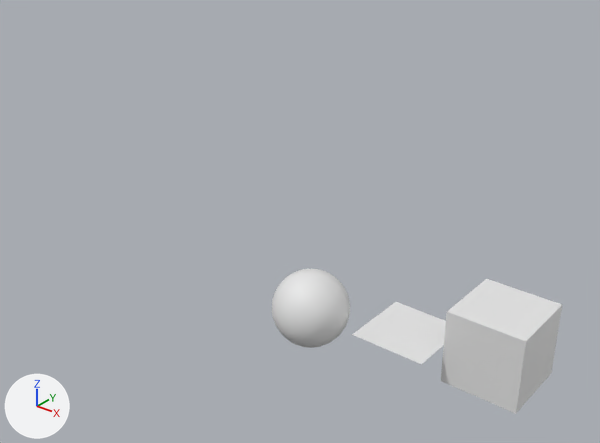
What one commit did to the Blender file Modular_Dungeon.blend.
Camera for both pictures: a 50 mm camera at (8.82, -15.33, 11.49) aimed at (-3.63, 0.24, 1.84). The axes (+X, +Y, +Z) are drawn at lower left. The lights are the same throughout.

The older version as bpy lines, for what is in view:
```python
me_cube = bpy.data.meshes.new('Cube')
me_cube.from_pydata(...)  # a box spanning x -1.0..1.0, y -1.0..1.0, z -1.0..1.0
me_cube.materials.append(mat_pavement_cobblestone)  # its picture is missing
me_sphere = bpy.data.meshes.new('Sphere')
me_sphere.from_pydata(...)  # a UV sphere (32 segments, 16 rings, poles along z) spanning x -1.0..1.0, y -1.0..1.0, z -1.0..1.0
me_sphere.polygons.foreach_set('use_smooth', [True] * 512)
me_sphere.materials.append(mat_pavement_cobblestone)  # its picture is missing
me_texturescom_pavement_cobblestoneold_1k_albedo = bpy.data.meshes.new('TexturesCom_Pavement_CobblestoneOld_1K_albedo')
me_texturescom_pavement_cobblestoneold_1k_albedo.from_pydata([(0.5, -0.5, 0.0), (0.5, 0.5, 0.0), (-0.5, -0.5, 0.0), (-0.5, 0.5, 0.0)], [], [(0, 1, 3, 2)])
me_texturescom_pavement_cobblestoneold_1k_albedo.materials.append(mat_pavement_cobblestone)  # its picture is missing
ob_cube = bpy.data.objects.new('Cube', me_cube)
ob_cube.location = (2.07, 0.89, 0.04)
ob_floor = bpy.data.objects.new('Floor', me_texturescom_pavement_cobblestoneold_1k_albedo)
ob_floor.location = (0.0, 0.0, 0.0)
ob_floor.scale = (2.0, 2.0, 2.0)
ob_sphere = bpy.data.objects.new('Sphere', me_sphere)
ob_sphere.location = (-2.28, -1.01, 0.28)
```
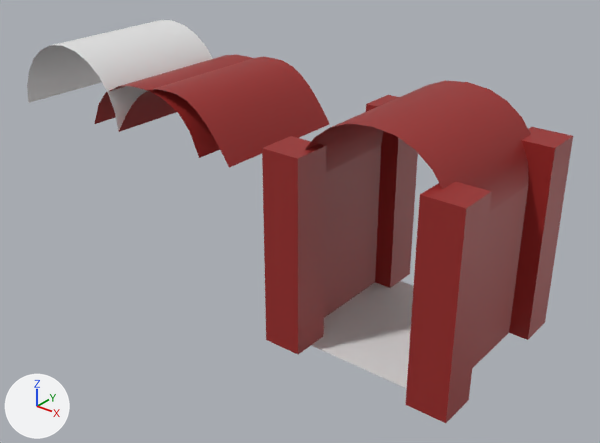
Commit message: 7 Blocking Out Your Pieces
7 Blocking Out Your Pieces

ob_curved_roof_control is not drawn itself; it is used by a modifier of ob_roof_curved4.

Where the newer file only moved an object's origin or applied its transform, the numbers keep the older frame.

Pixel boxes [x1, y1, x2, y2] of what changed, in the pictures (600 x 443 px):
'Pillar', added (red)
    after: [262, 95, 573, 423]
'Roof_Curved4', added (red)
    after: [306, 80, 531, 212]
'Wall', added
    after: [324, 146, 528, 368]
'Cube', deleted
    before: [441, 279, 562, 414]
'Roof_Curved2', added (red)
    after: [119, 57, 329, 168]
'Roof_Curved3', added
    after: [27, 20, 213, 132]
'Floor', reshaped
    before: [352, 302, 446, 364]
    after: [311, 281, 414, 389]
'Sphere', deleted
    before: [272, 269, 350, 348]
'Roof_Curved1', added
    after: [94, 55, 253, 158]

Edits to the bpy script that builds the scene:
```text
Change me_texturescom_pavement_cobblestoneold_1k_albedo:
    where me_texturescom_pavement_cobblestoneold_1k_albedo.from_pydata(...)  # 4 vertices, 1 face; spans x -0.5..0.5, y -0.5..0.5, z 0.0
    used by ob_floor; location = (0.0, 0.0, 0.0); scale = (2.0, 2.0, 2.0)
    me_texturescom_pavement_cobblestoneold_1k_albedo part 1
    me_texturescom_pavement_cobblestoneold_1k_albedo.vertices[0].co: (0.5, -0.5, 0.0) -> (1.0, -1.0, 0.0)  # pixel (421, 364) -> not seen
    me_texturescom_pavement_cobblestoneold_1k_albedo.vertices[1].co: (0.5, 0.5, 0.0) -> (1.0, 1.0, 0.0)
    me_texturescom_pavement_cobblestoneold_1k_albedo.vertices[2].co: (-0.5, -0.5, 0.0) -> (-1.0, -1.0, 0.0)  # pixel (351, 334) -> not seen
    me_texturescom_pavement_cobblestoneold_1k_albedo.vertices[3].co: (-0.5, 0.5, 0.0) -> (-1.0, 1.0, 0.0)  # pixel (395, 301) -> not seen
Add me_texturescom_pavement_cobblestoneold_1k_albedo_004:
    me_texturescom_pavement_cobblestoneold_1k_albedo_004.from_pydata([(-2.0, 2.0, 4.0), (-2.0, -2.0, 4.0), (-1.71, 2.0, 4.63), (-1.71, -2.0, 4.63), (-1.37, 2.0, 5.01), (-1.37, -2.0, 5.01), (-0.82, 2.0, 5.28), (-0.82, -2.0, 5.28), (-0.35, 2.0, 5.38), (-0.35, -2.0, 5.38), (-0.06, 2.0, 5.38), (-0.06, -2.0, 5.38)], [], [(1, 0, 2, 3), (3, 2, 4, 5), (5, 4, 6, 7), (7, 6, 8, 9), (9, 8, 10, 11)])
    me_texturescom_pavement_cobblestoneold_1k_albedo_004.polygons.foreach_set('use_smooth', [True] * 5)
    me_texturescom_pavement_cobblestoneold_1k_albedo_004.materials.append(mat_material)  # red #9c2826
Add me_texturescom_pavement_cobblestoneold_1k_albedo_001:
    me_texturescom_pavement_cobblestoneold_1k_albedo_001.from_pydata([(-2.0, -2.0, 0.0), (-2.0, 2.0, 0.0), (-2.0, -2.0, 4.0), (-2.0, 2.0, 4.0)], [], [(0, 1, 3, 2)])
    me_texturescom_pavement_cobblestoneold_1k_albedo_001.materials.append(mat_material)  # red #9c2826
Remove ob_cube:
    ob_cube = bpy.data.objects.new('Cube', me_cube)
Remove ob_sphere:
    ob_sphere = bpy.data.objects.new('Sphere', me_sphere)
Add ob_roof_curved3:
    ob_roof_curved3 = bpy.data.objects.new('Roof_Curved3', me_cylinder)  # 26 vertices, 12 faces; spans x -2.0..2.0, y 4.0..6.0, z -2.0..2.0
    ob_roof_curved3.location = (-10.0, 0.0, 0.0)
    ob_roof_curved3.rotation_euler = (1.571, 0.0, 0.0)  # degrees (90, 0, 0)
Add ob_roof_curved1:
    ob_roof_curved1 = bpy.data.objects.new('Roof_Curved1', me_texturescom_pavement_cobblestoneold_1k_albedo_004)  # modifiers MIRROR
    ob_roof_curved1.location = (-7.0, 0.0, 0.0)
Add ob_roof_curved4:
    ob_roof_curved4 = bpy.data.objects.new('Roof_Curved4', me_texturescom_pavement_cobblestoneold_1k_albedo_003)  # 14 vertices, 6 faces; spans x -2.0, y -2.0..2.0, z 4.0..7.0; in mat_material (red #9c2826); modifiers SIMPLE_DEFORM, MIRROR
    ob_roof_curved4.location = (0.0, 0.0, 0.0)
Add ob_curved_roof_control:
    ob_curved_roof_control = bpy.data.objects.new('Curved_Roof_Control', None)
    ob_curved_roof_control.parent = ob_roof_curved4
    ob_curved_roof_control.location = (-2.0, 0.0, 4.0)
Add ob_roof_curved2:
    ob_roof_curved2 = bpy.data.objects.new('Roof_Curved2', me_texturescom_pavement_cobblestoneold_1k_albedo_002)  # 14 vertices, 6 faces; spans x -2.0..0.0, y -2.0..2.0, z 4.0..5.5; in mat_material (red #9c2826); modifiers MIRROR
    ob_roof_curved2.location = (-6.0, 0.0, 0.0)
Add ob_pillar:
    ob_pillar = bpy.data.objects.new('Pillar', me_plane)  # a box spanning x -5.0..-3.0, y 3.0..5.0, z 0.0..10.0; in mat_material (red #9c2826); modifiers MIRROR
    ob_pillar.location = (0.0, 0.0, 0.0)
    ob_pillar.scale = (0.5, 0.5, 0.5)
Add ob_wall:
    ob_wall = bpy.data.objects.new('Wall', me_texturescom_pavement_cobblestoneold_1k_albedo_001)  # modifiers MIRROR
    ob_wall.location = (0.0, 0.0, 0.0)
```
